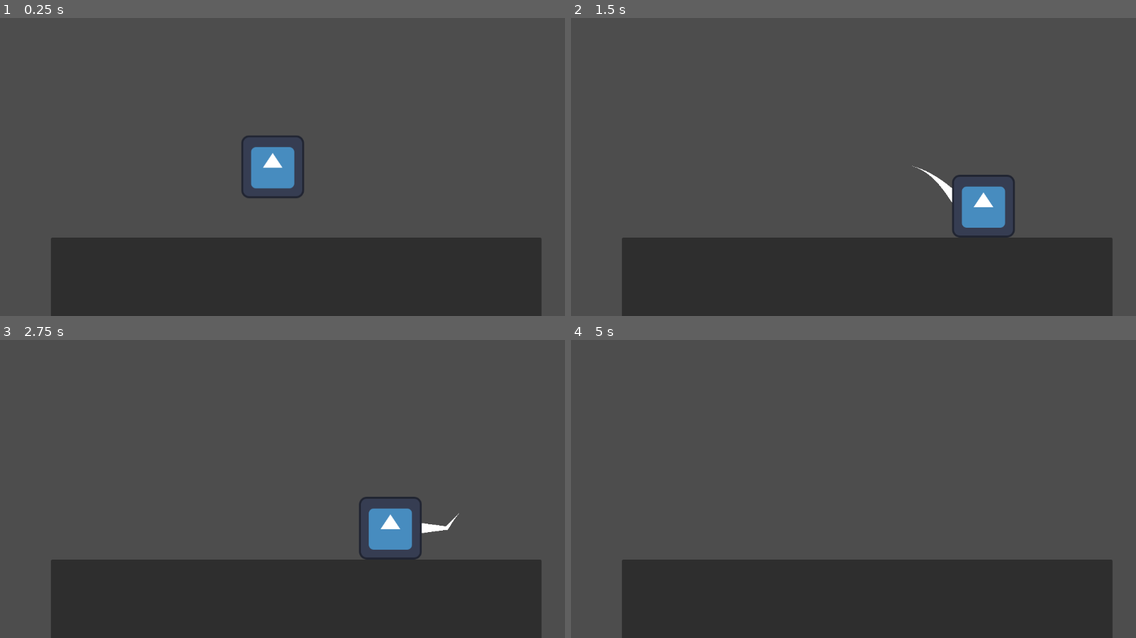
Above: before the commit, frames 1-4 (two rows, left to right).
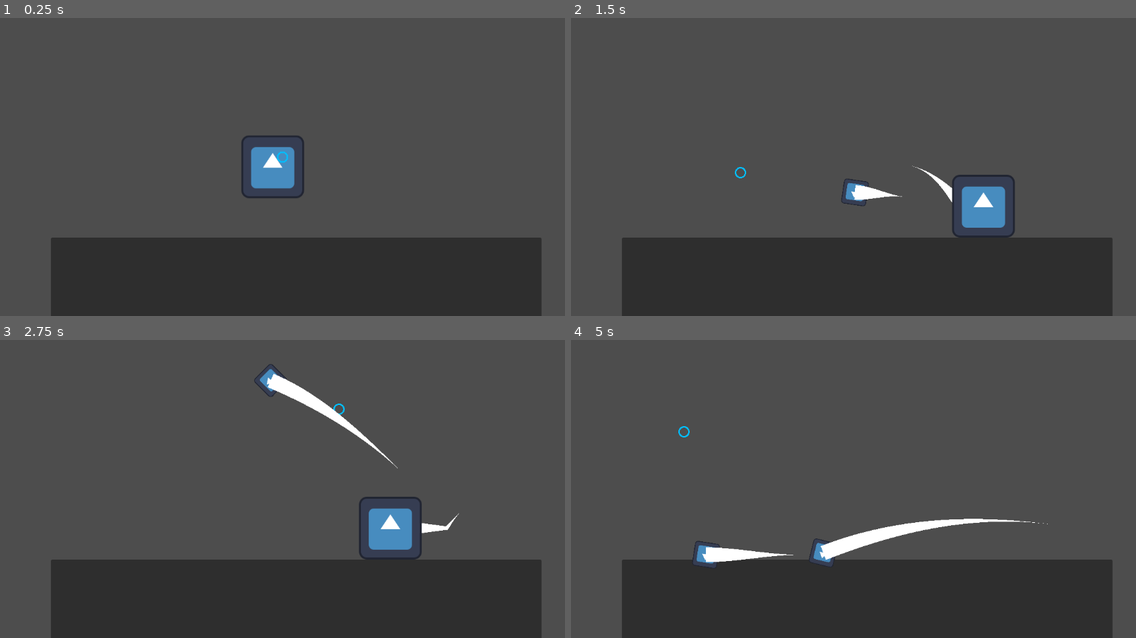
Above: after the commit, the same moments.

Repository: harumaxy/Trail
Game: Godot game, scene res://scenes/world.tscn
The game is run twice, just before and just after one commit, with the same random seed, the same clock (stepped at 60 frames per second) and the same inputs. This scene is started directly instead of the project's main scene. The engine's default icon, where the game draws it, is replaced by a stand-in: a white triangle on a blue panel in a dark square.
Inputs (mouse positions are in pixels of both pictures, inside the frame that each line leads up to):
- Up to frame 1 (0.25 s): no input
- Up to frame 2 (1.5 s): tap Enter (ui_accept) at 0.5, 0.77 s; move the mouse to (977, 140) at 0.52 s; hold Right (ui_right) from 0.53 s (still down); click (977, 140) at 0.6 s; move the mouse to (740, 172) at 1.27 s; click (740, 172) at 1.35 s
- Up to frame 3 (2.75 s): tap Enter (ui_accept) at 1.52 s; move the mouse to (339, 408) at 2.02 s; release Right (ui_right) at 2.03 s; hold Left (ui_left) from 2.03 s (still down); tap Z at 2.1 s; click (339, 408) at 2.3 s
- Up to frame 4 (5 s): move the mouse to (825, 542) at 2.77 s; release Left (ui_left) at 2.78 s; hold Right (ui_right) 2.78-4.28 s; tap Y at 2.85 s; tap Enter (ui_accept) at 3.02, 3.77, 4.52 s; click (825, 542) at 3.05 s; move the mouse to (1023, 527) at 3.52 s; click (1023, 527) at 3.6 s; move the mouse to (684, 432) at 4.27 s; hold Left (ui_left) from 4.28 s (still down); click (684, 432) at 4.35 s

The runs differ from the first frame. In frame 1, less than 0.1% of the frame differs, in the area x 49-51%, y 44-49%; in frame 2, 0.4%; in frame 3, 0.9%; in frame 4, 1.9%, in the area x 19-85%, y 28-77%.

Commit message:
update

Diff:
--- a/project.godot
+++ b/project.godot
@@ -52,3 +52,8 @@
 , Object(InputEventKey,"resource_local_to_scene":false,"resource_name":"","device":-1,"window_id":0,"alt_pressed":false,"shift_pressed":false,"ctrl_pressed":false,"meta_pressed":false,"pressed":false,"keycode":0,"physical_keycode":83,"key_label":0,"unicode":115,"echo":false,"script":null)
 ]
 }
+fire={
+"deadzone": 0.5,
+"events": [Object(InputEventMouseButton,"resource_local_to_scene":false,"resource_name":"","device":-1,"window_id":0,"alt_pressed":false,"shift_pressed":false,"ctrl_pressed":false,"meta_pressed":false,"button_mask":0,"position":Vector2(0, 0),"global_position":Vector2(0, 0),"factor":1.0,"button_index":1,"pressed":false,"double_click":false,"script":null)
+]
+}
--- /dev/null
+++ b/scenes/bullet.tscn
@@ -0,0 +1,33 @@
+[gd_scene load_steps=6 format=3 uid="uid://baq8qkrflme6d"]
+
+[ext_resource type="Script" path="res://scripts/Bullet.gd" id="1_h065a"]
+[ext_resource type="Texture2D" uid="uid://kexseyk1mgjh" path="res://icon.svg" id="2_yftfw"]
+[ext_resource type="Script" path="res://scripts/Trail2D.gd" id="3_17g8h"]
+
+[sub_resource type="CircleShape2D" id="CircleShape2D_cra10"]
+
+[sub_resource type="Curve" id="Curve_pkatu"]
+_data = [Vector2(0, 0), 0.0, 0.0, 0, 0, Vector2(1, 1), 0.0, 0.0, 0, 0]
+point_count = 2
+
+[node name="Bullet" type="RigidBody2D"]
+position = Vector2(537, 165)
+linear_velocity = Vector2(1000, 2.08165e-12)
+script = ExtResource("1_h065a")
+metadata/_edit_group_ = true
+
+[node name="CollisionShape2D" type="CollisionShape2D" parent="."]
+shape = SubResource("CircleShape2D_cra10")
+
+[node name="Sprite2D" type="Sprite2D" parent="."]
+scale = Vector2(0.4, 0.4)
+texture = ExtResource("2_yftfw")
+
+[node name="VisibleOnScreenNotifier2D" type="VisibleOnScreenNotifier2D" parent="."]
+
+[node name="Trail2D" type="Line2D" parent="."]
+width = 30.0
+width_curve = SubResource("Curve_pkatu")
+script = ExtResource("3_17g8h")
+
+[connection signal="screen_exited" from="VisibleOnScreenNotifier2D" to="." method="_on_visible_on_screen_notifier_2d_screen_exited"]
--- a/scenes/track_cursor.tscn
+++ b/scenes/track_cursor.tscn
@@ -3,6 +3,16 @@
 [ext_resource type="PackedScene" uid="uid://r4j7kqqeimig" path="res://scenes/cursor.tscn" id="1_jjtd2"]
 [ext_resource type="Script" path="res://scripts/Trail2D.gd" id="2_chyou"]
 [ext_resource type="Script" path="res://scripts/BadTrail2D.gd" id="3_6m5sa"]
+
+[sub_resource type="GDScript" id="GDScript_16cm7"]
+script/source = "extends Node
+
+
+func _ready():
+  await get_tree().create_timer(0.1).timeout
+  $Trail2D.target = $Cursor
+  $BadTrail2D.target = $Cursor
+"
 
 [sub_resource type="Curve" id="Curve_cpmmm"]
 _data = [Vector2(0, 0), 0.0, 0.0, 0, 0, Vector2(1, 1), 0.0, 0.0, 0, 0]
@@ -12,33 +22,22 @@
 _data = [Vector2(0, 0), 0.0, 0.0, 0, 0, Vector2(0.984895, 0.988815), 0.0, 0.0, 0, 0]
 point_count = 2
 
-[sub_resource type="Curve" id="Curve_ivxr6"]
-_data = [Vector2(0, 0), 0.0, 0.0, 0, 0, Vector2(0.271805, 0.952268), 0.0, 0.0, 0, 0, Vector2(1, 1), 0.0, 0.0, 0, 0]
-point_count = 3
-
 [node name="TrackCursor" type="Node"]
+script = SubResource("GDScript_16cm7")
 
 [node name="Cursor" parent="." instance=ExtResource("1_jjtd2")]
 
-[node name="Trail2D" type="Line2D" parent="." node_paths=PackedStringArray("target")]
+[node name="Trail2D" type="Line2D" parent="."]
 width = 50.0
 width_curve = SubResource("Curve_cpmmm")
 end_cap_mode = 2
 antialiased = true
 script = ExtResource("2_chyou")
-dissolve_time = 0.7
-target = NodePath("../Cursor")
 
-[node name="BadTrail2D" type="Line2D" parent="." node_paths=PackedStringArray("target")]
+[node name="BadTrail2D" type="Line2D" parent="."]
 position = Vector2(500, 2.08165e-12)
 width = 50.0
 width_curve = SubResource("Curve_m6i6n")
 end_cap_mode = 2
 antialiased = true
 script = ExtResource("3_6m5sa")
-target = NodePath("../Cursor")
-
-[node name="Line2D" type="Line2D" parent="."]
-points = PackedVector2Array(236, 395, 359, 383, 418, 380, 421, 377, 436, 381, 444, 384, 456, 377, 459, 384, 461, 384, 467, 381, 470, 378, 471, 380, 476, 380, 478, 377, 482, 373, 483, 371, 485, 373, 485, 377, 485, 380, 486, 382, 493, 384, 496, 379, 497, 376, 502, 371, 507, 375, 508, 379, 509, 381, 512, 379, 512, 377, 523, 368, 525, 375, 525, 380, 532, 382, 533, 378, 534, 376, 538, 373, 542, 376, 543, 378, 553, 380, 556, 380, 558, 381, 560, 383, 564, 384, 565, 380, 569, 383, 570, 381, 573, 383, 574, 381, 575, 388, 613, 386, 544, 455, 446, 489, 397, 481, 358, 473, 338, 483, 328, 503, 349, 511, 398, 519, 443, 524, 499, 516, 537, 509, 438, 410)
-width = 30.0
-width_curve = SubResource("Curve_ivxr6")
--- a/scenes/world.tscn
+++ b/scenes/world.tscn
@@ -1,7 +1,8 @@
-[gd_scene load_steps=5 format=3 uid="uid://dfuhag2a6o02t"]
+[gd_scene load_steps=6 format=3 uid="uid://dfuhag2a6o02t"]
 
 [ext_resource type="PackedScene" uid="uid://bm2p4dfye26s4" path="res://scenes/player.tscn" id="1_5jbfa"]
 [ext_resource type="Script" path="res://scripts/Trail2D.gd" id="2_inuwd"]
+[ext_resource type="Script" path="res://scripts/Cursor.gd" id="3_agbv0"]
 
 [sub_resource type="Curve" id="Curve_35421"]
 _data = [Vector2(0, 0), 0.0, 0.0, 0, 0, Vector2(1, 1), 0.0, 0.0, 0, 0]
@@ -34,3 +35,8 @@
 grow_vertical = 2
 
 [node name="Player" parent="." instance=ExtResource("1_5jbfa")]
+
+[node name="Projectiles" type="Node" parent="."]
+
+[node name="Cursor" type="Node2D" parent="."]
+script = ExtResource("3_agbv0")
--- /dev/null
+++ b/scripts/Bullet.gd
@@ -0,0 +1,7 @@
+extends RigidBody2D
+
+func _ready():
+  $Trail2D.target = self
+
+func _on_visible_on_screen_notifier_2d_screen_exited():
+  self.queue_free()
--- a/scripts/Cursor.gd
+++ b/scripts/Cursor.gd
@@ -9,7 +9,7 @@
   set(_c):
     cursor_color = _c
     queue_redraw()
-var circle_width := 10 # px
+var circle_width := 3 # px
 var circle_resolution = 60
 
 func _draw():
--- a/scripts/Player.gd
+++ b/scripts/Player.gd
@@ -3,9 +3,22 @@
 
 const SPEED = 300.0
 const JUMP_VELOCITY = -400.0
+const Bullet = preload("res://scenes/bullet.tscn")
 
 # Get the gravity from the project settings to be synced with RigidBody nodes.
 var gravity = ProjectSettings.get_setting("physics/2d/default_gravity")
+
+
+func _process(delta):
+  if Input.is_action_just_pressed("fire"):
+    var bullet = Bullet.instantiate()
+    var aim_dir = self.global_position.direction_to(get_global_mouse_position()).normalized()
+    bullet.global_position = self.global_position + aim_dir * 130
+    bullet.global_rotation = aim_dir.angle()
+    bullet.linear_velocity = bullet.linear_velocity.rotated(aim_dir.angle())
+    get_tree().root.add_child(bullet)
+
+
 
 
 func _physics_process(delta):
--- a/scripts/Trail2D.gd
+++ b/scripts/Trail2D.gd
@@ -1,11 +1,9 @@
 extends Line2D
 class_name Trail2D
 
-@export_range(0.01, 0.1, 0.01) var tick_rate := 0.01
 @export var min_distance := 3 #px
 @export var dissolve := true
 @export_range(0.1, 1.0, 0.1) var dissolve_time := .5
-@onready var tick_tween = create_tween()
 
 
 @export var target: Node2D = null:
